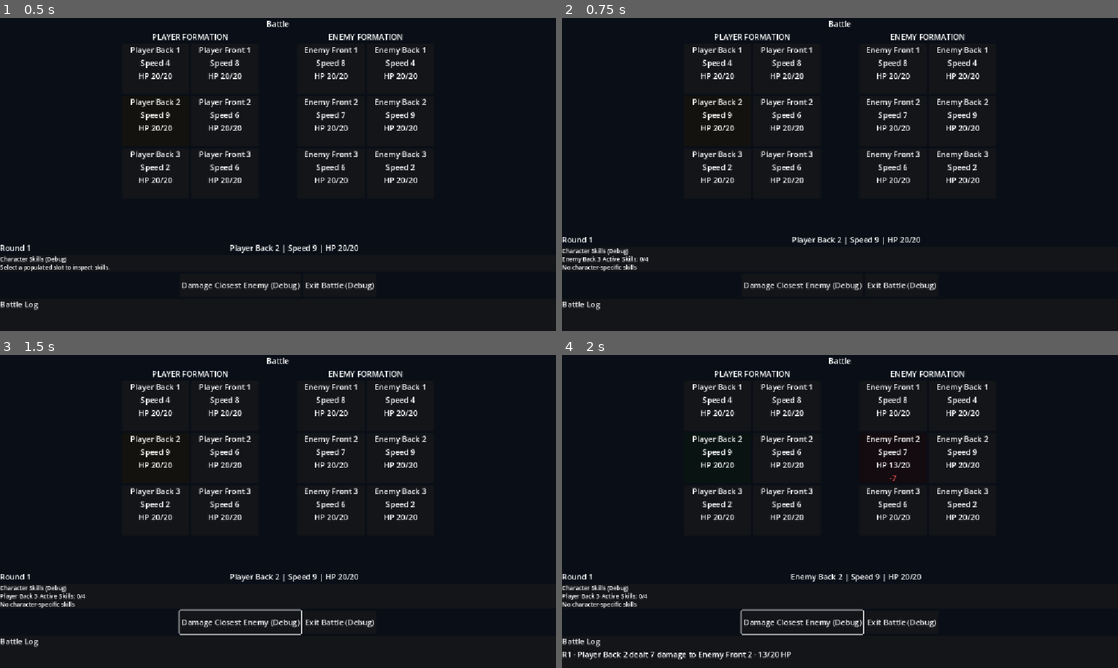
Above: before the commit, frames 1-4 (two rows, left to right).
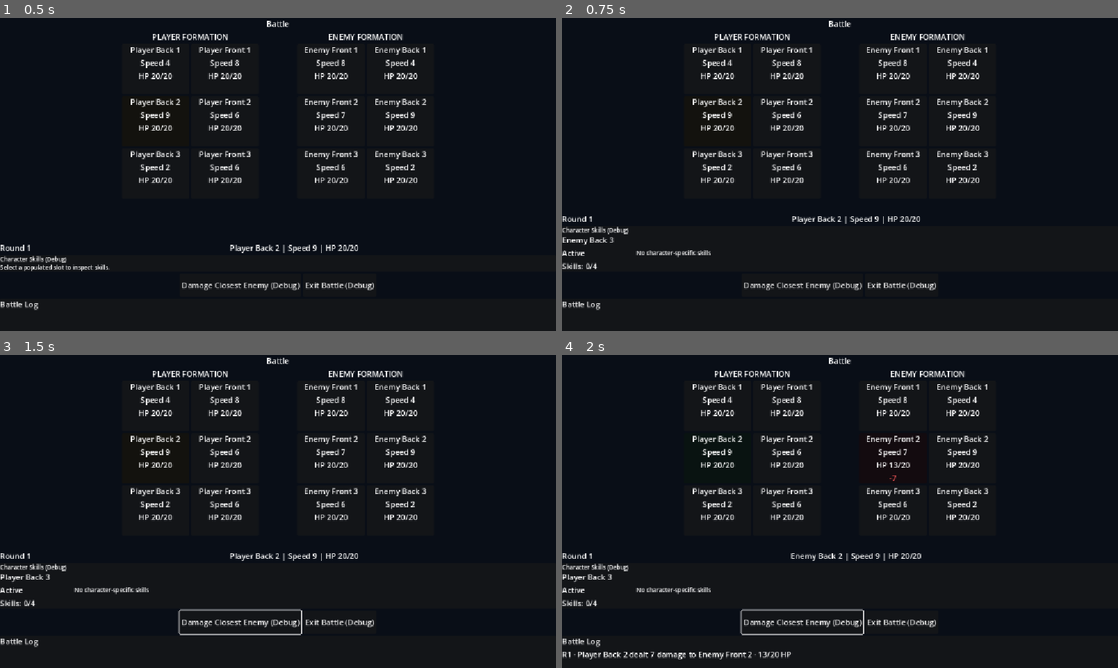
Above: after the commit, the same moments.

Repository: Poostaq/two-dimensional-experiment
Game: Godot game, scene res://Scenes/battle_arena.tscn
Same seed, same stepped clock (60 frames per second), same inputs: the game is played once before the commit and once after it. This scene is started directly instead of the project's main scene.
Inputs (mouse positions are in pixels of both pictures, inside the frame that each line leads up to):
- Up to frame 1 (0.5 s): no input
- Up to frame 2 (0.75 s): tap Enter at 0.5, 0.6 s; move the mouse to (962, 158) at 0.52 s; hold Right from 0.53 s (still down); click (962, 158) at 0.67 s
- Up to frame 3 (1.5 s): tap Space at 0.77, 1.25 s; move the mouse to (166, 527) at 1.27 s; release Right at 1.28 s; hold Down from 1.28 s (still down); tap Tab at 1.35 s; click (166, 527) at 1.42 s
- Up to frame 4 (2 s): keep holding Down; tap Space at 1.52 s

Frame 1 is identical in both runs. In frame 2, 1.5% of the frame differs, in the area x 0-65%, y 63-81%; in frame 3, 1.5%; in frame 4, 1.5%.

Commit message:
feat: harden AC2.6 skill inspector

Diff:
--- a/Scenes/battle_arena.tscn
+++ b/Scenes/battle_arena.tscn
@@ -475,36 +475,37 @@
 theme_override_font_sizes/font_size = 12
 text = "Select a populated slot to inspect skills."
 
-[node name="SkillInspectorHeader" type="HBoxContainer" parent="Margin/VBox/SkillInspectorPanel/SkillInspectorContent" unique_id=225424495]
-unique_name_in_owner = true
-visible = false
-layout_mode = 2
-
-[node name="SkillInspectorUnitNameLabel" type="Label" parent="Margin/VBox/SkillInspectorPanel/SkillInspectorContent/SkillInspectorHeader" unique_id=1996365712]
-unique_name_in_owner = true
-layout_mode = 2
-theme_override_font_sizes/font_size = 12
-
-[node name="SkillInspectorStatusLabel" type="Label" parent="Margin/VBox/SkillInspectorPanel/SkillInspectorContent/SkillInspectorHeader" unique_id=1013079525]
-unique_name_in_owner = true
-layout_mode = 2
-theme_override_font_sizes/font_size = 12
-
-[node name="SkillInspectorCountLabel" type="Label" parent="Margin/VBox/SkillInspectorPanel/SkillInspectorContent/SkillInspectorHeader" unique_id=2035893567]
-unique_name_in_owner = true
-layout_mode = 2
-theme_override_font_sizes/font_size = 12
-
-[node name="SkillInspectorSkills" type="VBoxContainer" parent="Margin/VBox/SkillInspectorPanel/SkillInspectorContent" unique_id=1366332709]
-unique_name_in_owner = true
-layout_mode = 2
-
-[node name="SkillInspectorEmptyLabel" type="Label" parent="Margin/VBox/SkillInspectorPanel/SkillInspectorContent" unique_id=943690158]
+[node name="SkillInspectorBody" type="HBoxContainer" parent="Margin/VBox/SkillInspectorPanel/SkillInspectorContent" unique_id=19874224]
+unique_name_in_owner = true
+layout_mode = 2
+
+[node name="SkillInspectorCharacterBlock" type="VBoxContainer" parent="Margin/VBox/SkillInspectorPanel/SkillInspectorContent/SkillInspectorBody" unique_id=1751821891]
+unique_name_in_owner = true
+custom_minimum_size = Vector2(150, 0)
+layout_mode = 2
+
+[node name="SkillInspectorUnitNameLabel" type="Label" parent="Margin/VBox/SkillInspectorPanel/SkillInspectorContent/SkillInspectorBody/SkillInspectorCharacterBlock" unique_id=713145833]
+unique_name_in_owner = true
+layout_mode = 2
+
+[node name="SkillInspectorStatusLabel" type="Label" parent="Margin/VBox/SkillInspectorPanel/SkillInspectorContent/SkillInspectorBody/SkillInspectorCharacterBlock" unique_id=1401560804]
+unique_name_in_owner = true
+layout_mode = 2
+
+[node name="SkillInspectorCountLabel" type="Label" parent="Margin/VBox/SkillInspectorPanel/SkillInspectorContent/SkillInspectorBody/SkillInspectorCharacterBlock" unique_id=1655803130]
+unique_name_in_owner = true
+layout_mode = 2
+
+[node name="SkillInspectorEmptyLabel" type="Label" parent="Margin/VBox/SkillInspectorPanel/SkillInspectorContent/SkillInspectorBody" unique_id=943690158]
 unique_name_in_owner = true
 visible = false
 layout_mode = 2
 theme_override_font_sizes/font_size = 12
 text = "No character-specific skills"
+
+[node name="SkillInspectorSkills" type="HBoxContainer" parent="Margin/VBox/SkillInspectorPanel/SkillInspectorContent/SkillInspectorBody" unique_id=1077560603]
+unique_name_in_owner = true
+layout_mode = 2
 
 [node name="BattleResultPanel" type="PanelContainer" parent="Margin/VBox" unique_id=1316659299]
 unique_name_in_owner = true
--- a/Scripts/Battle/battle_arena.gd
+++ b/Scripts/Battle/battle_arena.gd
@@ -12,6 +12,8 @@
 const RECEIVER_SLOT_COLOR := Color(1.0, 0.35, 0.4, 1.0)
 const FEEDBACK_DURATION_SECONDS := 0.8
 const SELECTED_REWARD_COLOR := Color(1.0, 0.82, 0.32, 1.0)
+const SKILL_BUTTON_SIZE := Vector2(88.0, 88.0)
+const SELECTED_SKILL_COLOR := Color(1.0, 0.82, 0.32, 1.0)
 
 @onready var _encounter_type_label: Label = %EncounterTypeLabel
 @onready var _player_formation: GridContainer = %PlayerFormation
@@ -32,11 +34,11 @@
 @onready var _reward_description_label: Label = %RewardDescriptionLabel
 @onready var _confirm_reward_button: Button = %ConfirmRewardButton
 @onready var _skill_inspector_prompt_label: Label = %SkillInspectorPromptLabel
-@onready var _skill_inspector_header: HBoxContainer = %SkillInspectorHeader
+@onready var _skill_inspector_body: HBoxContainer = %SkillInspectorBody
 @onready var _skill_inspector_unit_name_label: Label = %SkillInspectorUnitNameLabel
 @onready var _skill_inspector_status_label: Label = %SkillInspectorStatusLabel
 @onready var _skill_inspector_count_label: Label = %SkillInspectorCountLabel
-@onready var _skill_inspector_skills: VBoxContainer = %SkillInspectorSkills
+@onready var _skill_inspector_skills: HBoxContainer = %SkillInspectorSkills
 @onready var _skill_inspector_empty_label: Label = %SkillInspectorEmptyLabel
 
 var encounter_coordinate: Vector2i = Vector2i.ZERO
@@ -56,6 +58,7 @@
 var _selected_reward: BattleRewardOption
 var _reward_confirmation_latched: bool = false
 var _inspected_unit_id: StringName = &""
+var _selected_skill_id: StringName = &""
 
 
 func _ready() -> void:
@@ -167,8 +170,24 @@
 	if not is_instance_valid(unit):
 		_clear_skill_inspector()
 		return
+	_selected_skill_id = &""
 	_inspected_unit_id = unit.unit_id
 	_refresh_skill_inspector()
+
+
+func get_selected_skill_id() -> StringName:
+	return _selected_skill_id
+
+
+func select_skill(skill_id: StringName) -> void:
+	var unit := get_unit_by_id(_inspected_unit_id)
+	if not is_instance_valid(unit):
+		return
+	for skill: CharacterSkill in unit.skills:
+		if skill.skill_id == skill_id:
+			_selected_skill_id = skill_id
+			_refresh_skill_selection()
+			return
 
 
 func get_unit_by_id(unit_id: StringName) -> BattleUnitState:
@@ -454,25 +473,82 @@
 		return
 	_clear_skill_rows()
 	_skill_inspector_prompt_label.visible = false
-	_skill_inspector_header.visible = true
+	_skill_inspector_body.visible = true
 	_skill_inspector_unit_name_label.text = unit.display_name
 	_skill_inspector_status_label.text = "Active" if unit.is_active() else "Defeated"
-	_skill_inspector_count_label.text = "Skills: %d/%d" % [unit.skills.size(), BattleUnitState.MAX_CHARACTER_SKILLS]
-	_skill_inspector_empty_label.visible = unit.skills.is_empty()
-	for skill: CharacterSkill in unit.skills:
-		var row := Label.new()
-		row.add_theme_font_size_override("font_size", 12)
-		row.text = "%s — %s" % [skill.display_name, "Active" if skill.kind == CharacterSkill.Kind.ACTIVE else "Passive"]
-		_skill_inspector_skills.add_child(row)
+	var unit_skills := unit.skills
+	_skill_inspector_count_label.text = "Skills: %d/%d" % [unit_skills.size(), BattleUnitState.MAX_CHARACTER_SKILLS]
+	_skill_inspector_empty_label.visible = unit_skills.is_empty()
+	var selection_still_owned := false
+	for index: int in unit_skills.size():
+		var skill := unit_skills[index]
+		selection_still_owned = selection_still_owned or skill.skill_id == _selected_skill_id
+		_skill_inspector_skills.add_child(_create_skill_button(skill, index + 1))
+	if not selection_still_owned:
+		_selected_skill_id = &""
+	_refresh_skill_selection()
+
+
+func _create_skill_button(skill: CharacterSkill, skill_index: int) -> Button:
+	var button := Button.new()
+	button.custom_minimum_size = SKILL_BUTTON_SIZE
+	button.set_meta("skill_id", skill.skill_id)
+	button.set_meta("skill_index", skill_index)
+	button.set_meta("selected", false)
+	button.pressed.connect(select_skill.bind(skill.skill_id))
+
+	var number_label := Label.new()
+	number_label.name = "NumberLabel"
+	number_label.mouse_filter = Control.MOUSE_FILTER_IGNORE
+	number_label.text = str(skill_index)
+	number_label.offset_left = 6.0
+	number_label.offset_top = 3.0
+	button.add_child(number_label)
+
+	var name_label := Label.new()
+	name_label.name = "NameLabel"
+	name_label.mouse_filter = Control.MOUSE_FILTER_IGNORE
+	name_label.set_anchors_and_offsets_preset(Control.PRESET_FULL_RECT)
+	name_label.offset_left = 8.0
+	name_label.offset_top = 18.0
+	name_label.offset_right = -8.0
+	name_label.offset_bottom = -18.0
+	name_label.horizontal_alignment = HORIZONTAL_ALIGNMENT_CENTER
+	name_label.vertical_alignment = VERTICAL_ALIGNMENT_CENTER
+	name_label.autowrap_mode = TextServer.AUTOWRAP_WORD_SMART
+	name_label.text = skill.display_name
+	button.add_child(name_label)
+
+	var kind_label := Label.new()
+	kind_label.name = "KindLabel"
+	kind_label.mouse_filter = Control.MOUSE_FILTER_IGNORE
+	button.add_child(kind_label)
+	kind_label.set_anchors_preset(Control.PRESET_BOTTOM_WIDE)
+	kind_label.offset_top = -20.0
+	kind_label.offset_bottom = -3.0
+	kind_label.horizontal_alignment = HORIZONTAL_ALIGNMENT_CENTER
+	kind_label.text = "Active" if skill.kind == CharacterSkill.Kind.ACTIVE else "Passive"
+	return button
+
+
+func _refresh_skill_selection() -> void:
+	for child: Node in _skill_inspector_skills.get_children():
+		var button := child as Button
+		if not is_instance_valid(button):
+			continue
+		var is_selected: bool = button.get_meta("skill_id", &"") == _selected_skill_id
+		button.set_meta("selected", is_selected)
+		button.self_modulate = SELECTED_SKILL_COLOR if is_selected else Color.WHITE
 
 
 func _clear_skill_inspector() -> void:
 	_inspected_unit_id = &""
+	_selected_skill_id = &""
 	if not is_node_ready():
 		return
 	_clear_skill_rows()
 	_skill_inspector_prompt_label.visible = true
-	_skill_inspector_header.visible = false
+	_skill_inspector_body.visible = false
 	_skill_inspector_unit_name_label.text = ""
 	_skill_inspector_status_label.text = ""
 	_skill_inspector_count_label.text = ""
--- a/Scripts/Battle/battle_unit_state.gd
+++ b/Scripts/Battle/battle_unit_state.gd
@@ -16,7 +16,11 @@
 var speed: int
 var max_hp: int
 var current_hp: int
-var skills: Array[CharacterSkill] = []
+var skills: Array[CharacterSkill]:
+	get:
+		return _skills.duplicate()
+
+var _skills: Array[CharacterSkill] = []
 
 
 func _init(
@@ -35,11 +39,7 @@
 	speed = unit_speed
 	max_hp = max_hp_value
 	current_hp = max_hp_value
-	assert(
-		is_valid_skill_roster(unit_skills),
-		"BattleUnitState requires zero to four unique, valid CharacterSkill entries."
-	)
-	skills = unit_skills.duplicate()
+	set_skills(unit_skills)
 
 
 static func is_valid_skill_roster(candidate: Array) -> bool:
@@ -50,11 +50,28 @@
 		if not is_instance_valid(entry) or not entry is CharacterSkill:
 			return false
 		var skill := entry as CharacterSkill
-		if seen_ids.has(skill.skill_id):
+		if not skill.is_valid() or seen_ids.has(skill.skill_id):
 			return false
 		seen_ids[skill.skill_id] = true
 	return true
 
 
+func set_skills(candidate: Array) -> bool:
+	if not is_valid_skill_roster(candidate):
+		_skills.clear()
+		push_error("BattleUnitState requires zero to four unique, valid CharacterSkill entries.")
+		return false
+	var copied: Array[CharacterSkill] = []
+	for entry: Variant in candidate:
+		var copy := (entry as CharacterSkill).duplicate_skill()
+		if not is_instance_valid(copy):
+			_skills.clear()
+			push_error("BattleUnitState could not copy an invalid CharacterSkill entry.")
+			return false
+		copied.append(copy)
+	_skills = copied
+	return true
+
+
 func is_active() -> bool:
 	return current_hp > 0
--- a/Scripts/Battle/character_skill.gd
+++ b/Scripts/Battle/character_skill.gd
@@ -6,19 +6,35 @@
 	PASSIVE,
 }
 
-var skill_id: StringName
-var display_name: String
-var kind: Kind
+var skill_id: StringName:
+	get:
+		return _skill_id
+var display_name: String:
+	get:
+		return _display_name
+var kind: Kind:
+	get:
+		return _kind
+
+var _skill_id: StringName = &""
+var _display_name: String = ""
+var _kind: Kind = Kind.ACTIVE
+var _is_valid: bool = false
 
 
 func _init(id: StringName, name: String, skill_kind: int) -> void:
-	assert(
-		is_valid_definition(id, name, skill_kind),
-		"CharacterSkill requires non-blank identity and an Active or Passive kind."
-	)
-	skill_id = id
-	display_name = name
-	kind = skill_kind
+	if not is_valid_definition(id, name, skill_kind):
+		push_error("CharacterSkill requires non-blank identity and an Active or Passive kind.")
+		return
+	_skill_id = id
+	_display_name = name
+	_kind = skill_kind as Kind
+	_is_valid = true
+
+
+static func create(id: StringName, name: String, skill_kind: int) -> CharacterSkill:
+	var skill := CharacterSkill.new(id, name, skill_kind)
+	return skill if skill.is_valid() else null
 
 
 static func is_valid_definition(id: StringName, name: String, skill_kind: int) -> bool:
@@ -27,3 +43,13 @@
 		and not name.strip_edges().is_empty()
 		and skill_kind in [Kind.ACTIVE, Kind.PASSIVE]
 	)
+
+
+func is_valid() -> bool:
+	return _is_valid
+
+
+func duplicate_skill() -> CharacterSkill:
+	if not _is_valid:
+		return null
+	return CharacterSkill.new(_skill_id, _display_name, _kind)
--- a/Tests/Battle/test_ac2_6_character_skills.gd
+++ b/Tests/Battle/test_ac2_6_character_skills.gd
@@ -2,7 +2,7 @@
 extends SceneTree
 
 const ARENA_PATH := "res://Scenes/battle_arena.tscn"
-const EXPECTED_TEST_COUNT := 14
+const EXPECTED_TEST_COUNT := 19
 
 var _failures: Array[String] = []
 
@@ -19,12 +19,17 @@
 	_test_invalid_roster_elements_are_rejected()
 	_test_duplicate_and_oversized_rosters_are_rejected()
 	_test_roster_is_copied_for_both_sides()
+	_test_runtime_safe_rejection()
+	_test_defensive_skill_object_copying()
 	await _test_exact_debug_fixtures()
 	await _test_persistent_inspector_scene_contract()
 	await _test_neutral_and_populated_inspection()
 	await _test_zero_skill_and_empty_slot_behavior()
 	await _test_reconfiguration_clears_inspection()
 	await _test_retained_defeat_updates_status()
+	await _test_four_skill_tile_contract()
+	await _test_non_actionable_skill_selection()
+	await _test_skill_selection_lifecycle_and_viewport()
 	await _test_four_skill_layout_fits_viewport()
 	_report()
 	quit(1 if not _failures.is_empty() else 0)
@@ -81,8 +86,40 @@
 	var player := BattleUnitState.new(&"player", "Player", BattleUnitState.Side.PLAYER, 0, 9, 20, source)
 	var enemy := BattleUnitState.new(&"enemy", "Enemy", BattleUnitState.Side.ENEMY, 0, 8, 20, source)
 	source.clear()
-	_assert(player.skills.size() == 2 and enemy.skills.size() == 2 and player.skills[0] == enemy.skills[0],
-		"Rosters are copied for both sides", "caller mutation must not alter either roster")
+	_assert(player.skills.size() == 2 and enemy.skills.size() == 2
+		and player.skills[0].skill_id == &"skill_0" and enemy.skills[0].skill_id == &"skill_0"
+		and player.skills[0] != enemy.skills[0],
+		"Rosters are copied for both sides", "caller mutation must not alter either independently copied roster")
+
+
+func _test_runtime_safe_rejection() -> void:
+	var blank_id := CharacterSkill.create(&" ", "Name", CharacterSkill.Kind.ACTIVE)
+	var blank_name := CharacterSkill.create(&"valid", " ", CharacterSkill.Kind.ACTIVE)
+	var invalid_kind := CharacterSkill.create(&"valid", "Name", -1)
+	var unit := BattleUnitState.new(&"unit", "Unit", BattleUnitState.Side.PLAYER, 0, 8)
+	var duplicate: Array[CharacterSkill] = [
+		CharacterSkill.new(&"same", "One", CharacterSkill.Kind.ACTIVE),
+		CharacterSkill.new(&"same", "Two", CharacterSkill.Kind.PASSIVE),
+	]
+	var invalid_entry: Array = [CharacterSkill.new(&"valid", "Valid", CharacterSkill.Kind.ACTIVE), null]
+	var rejected := not unit.set_skills(duplicate) and not unit.set_skills(invalid_entry) and not unit.set_skills(_skills(5))
+	_assert(blank_id == null and blank_name == null and invalid_kind == null and rejected and unit.skills.is_empty(),
+		"Runtime-safe rejection", "invalid definitions and rosters must fail without relying on assertions")
+
+
+func _test_defensive_skill_object_copying() -> void:
+	var source := CharacterSkill.new(&"source", "Source", CharacterSkill.Kind.ACTIVE)
+	var roster: Array[CharacterSkill] = [source]
+	var unit := BattleUnitState.new(&"unit", "Unit", BattleUnitState.Side.PLAYER, 0, 8, 20, roster)
+	source._skill_id = &"mutated"
+	source._display_name = "Mutated"
+	source._kind = CharacterSkill.Kind.PASSIVE
+	var returned := unit.skills
+	returned.clear()
+	var stored := unit.skills[0]
+	_assert(unit.skills.size() == 1 and stored.skill_id == &"source" and stored.display_name == "Source"
+		and stored.kind == CharacterSkill.Kind.ACTIVE,
+		"Defensive skill object copying", "caller-held objects and returned arrays must not mutate stored metadata")
 
 
 func _test_exact_debug_fixtures() -> void:
@@ -110,7 +147,9 @@
 		and arena.get_node_or_null("%SkillInspectorUnitNameLabel") is Label
 		and arena.get_node_or_null("%SkillInspectorStatusLabel") is Label
 		and arena.get_node_or_null("%SkillInspectorCountLabel") is Label
-		and arena.get_node_or_null("%SkillInspectorSkills") is VBoxContainer
+		and arena.get_node_or_null("%SkillInspectorBody") is HBoxContainer
+		and arena.get_node_or_null("%SkillInspectorCharacterBlock") is VBoxContainer
+		and arena.get_node_or_null("%SkillInspectorSkills") is HBoxContainer
 		and arena.get_node_or_null("%SkillInspectorEmptyLabel") is Label,
 		"Persistent inspector scene contract", "the exact scene-owned subtree must exist")
 	_free_arena(arena)
@@ -121,7 +160,7 @@
 	var prompt := arena.get_node_or_null("%SkillInspectorPromptLabel") as Label
 	var neutral: bool = arena.call("get_inspected_unit_id") == &"" and prompt.visible
 	arena.call("inspect_unit", &"player_4")
-	var rows := arena.get_node_or_null("%SkillInspectorSkills") as VBoxContainer
+	var rows := arena.get_node_or_null("%SkillInspectorSkills") as HBoxContainer
 	var populated := (arena.get_node_or_null("%SkillInspectorUnitNameLabel") as Label).text == "Player Back 2"
 	populated = populated and (arena.get_node_or_null("%SkillInspectorCountLabel") as Label).text == "Skills: 4/4"
 	populated = populated and rows.get_child_count() == 4
@@ -168,8 +207,81 @@
 	arena.call("perform_debug_damage")
 	_assert(arena.call("get_inspected_unit_id") == &"enemy"
 		and (arena.get_node_or_null("%SkillInspectorStatusLabel") as Label).text == "Defeated"
-		and (arena.get_node_or_null("%SkillInspectorSkills") as VBoxContainer).get_child_count() == 1,
+		and (arena.get_node_or_null("%SkillInspectorSkills") as HBoxContainer).get_child_count() == 1,
 		"Retained defeat updates status", "defeated retained units keep rows and show Defeated")
+	_free_arena(arena)
+
+
+func _test_four_skill_tile_contract() -> void:
+	var arena := await _instantiate_arena()
+	arena.call("inspect_unit", &"player_4")
+	var skills := arena.get_node_or_null("%SkillInspectorSkills") as HBoxContainer
+	var expected := [
+		[&"quick_strike", "1", "Quick Strike", "Active"],
+		[&"rally", "2", "Rally", "Active"],
+		[&"evasion", "3", "Evasion", "Passive"],
+		[&"momentum", "4", "Momentum", "Passive"],
+	]
+	var valid := is_instance_valid(skills) and skills.get_child_count() == 4
+	if valid:
+		for index: int in expected.size():
+			var button := skills.get_child(index) as Button
+			valid = valid and is_instance_valid(button) and button.custom_minimum_size == Vector2(88.0, 88.0)
+			valid = valid and int(button.get_meta("skill_index", 0)) == index + 1
+			valid = valid and button.get_meta("skill_id", &"") == expected[index][0]
+			valid = valid and (button.get_node("NumberLabel") as Label).text == expected[index][1]
+			valid = valid and (button.get_node("NameLabel") as Label).text == expected[index][2]
+			valid = valid and (button.get_node("KindLabel") as Label).text == expected[index][3]
+	_assert(valid, "Four-skill tile contract", "player_4 must render four exact numbered square buttons")
+	_free_arena(arena)
+
+
+func _test_non_actionable_skill_selection() -> void:
+	var arena := await _instantiate_arena()
+	arena.call("inspect_unit", &"player_4")
+	var before_round: int = arena.round_number
+	var before_current: BattleUnitState = arena.call("get_current_unit")
+	var before_hp: Array[int] = []
+	for unit_id: StringName in [&"player_4", &"enemy_0"]:
+		before_hp.append((arena.call("get_unit_by_id", unit_id) as BattleUnitState).current_hp)
+	var before_log: Array = arena.call("get_battle_log_entries")
+	var before_outcome: int = arena.call("get_battle_outcome")
+	var skills := arena.get_node_or_null("%SkillInspectorSkills") as HBoxContainer
+	(skills.get_child(1) as Button).pressed.emit()
+	var selected_count := 0
+	for child: Node in skills.get_children():
+		if bool(child.get_meta("selected", false)):
+			selected_count += 1
+	_assert(arena.call("get_selected_skill_id") == &"rally" and selected_count == 1
+		and bool(skills.get_child(1).get_meta("selected", false))
+		and arena.round_number == before_round and arena.call("get_current_unit") == before_current
+		and (arena.call("get_unit_by_id", &"player_4") as BattleUnitState).current_hp == before_hp[0]
+		and (arena.call("get_unit_by_id", &"enemy_0") as BattleUnitState).current_hp == before_hp[1]
+		and arena.call("get_battle_log_entries") == before_log and arena.call("get_battle_outcome") == before_outcome,
+		"Non-actionable skill selection", "selection must only highlight one button and change inspector state")
+	_free_arena(arena)
+
+
+func _test_skill_selection_lifecycle_and_viewport() -> void:
+	root.size = Vector2i(1152, 648)
+	await process_frame
+	var arena := await _instantiate_arena()
+	arena.call("inspect_unit", &"player_4")
+	arena.call("select_skill", &"rally")
+	arena.call("inspect_unit", &"enemy_0")
+	var changed_character_clears: bool = arena.call("get_selected_skill_id") == &""
+	arena.call("select_skill", &"savage_blow")
+	var enemy := arena.call("get_unit_by_id", &"enemy_0") as BattleUnitState
+	enemy.current_hp = 0
+	arena.call("_refresh_turn_ui")
+	var retained: bool = arena.call("get_selected_skill_id") == &"savage_blow"
+	retained = retained and (arena.get_node_or_null("%SkillInspectorStatusLabel") as Label).text == "Defeated"
+	retained = retained and (arena.get_node_or_null("%SkillInspectorSkills") as HBoxContainer).get_child_count() == 2
+	arena.call("configure_units", _typed_units([BattleUnitState.new(&"fresh", "Fresh", BattleUnitState.Side.PLAYER, 0, 9)]))
+	var cleared: bool = arena.call("get_inspected_unit_id") == &"" and arena.call("get_selected_skill_id") == &""
+	var battle_log := arena.get_node_or_null("Margin/VBox/BattleLogPanel") as Control
+	_assert(changed_character_clears and retained and cleared and battle_log.position.y + battle_log.size.y <= 648.0,
+		"Skill selection lifecycle and viewport", "character changes clear selection, retained defeat preserves it, and reconfigure clears it")
 	_free_arena(arena)
 
 
